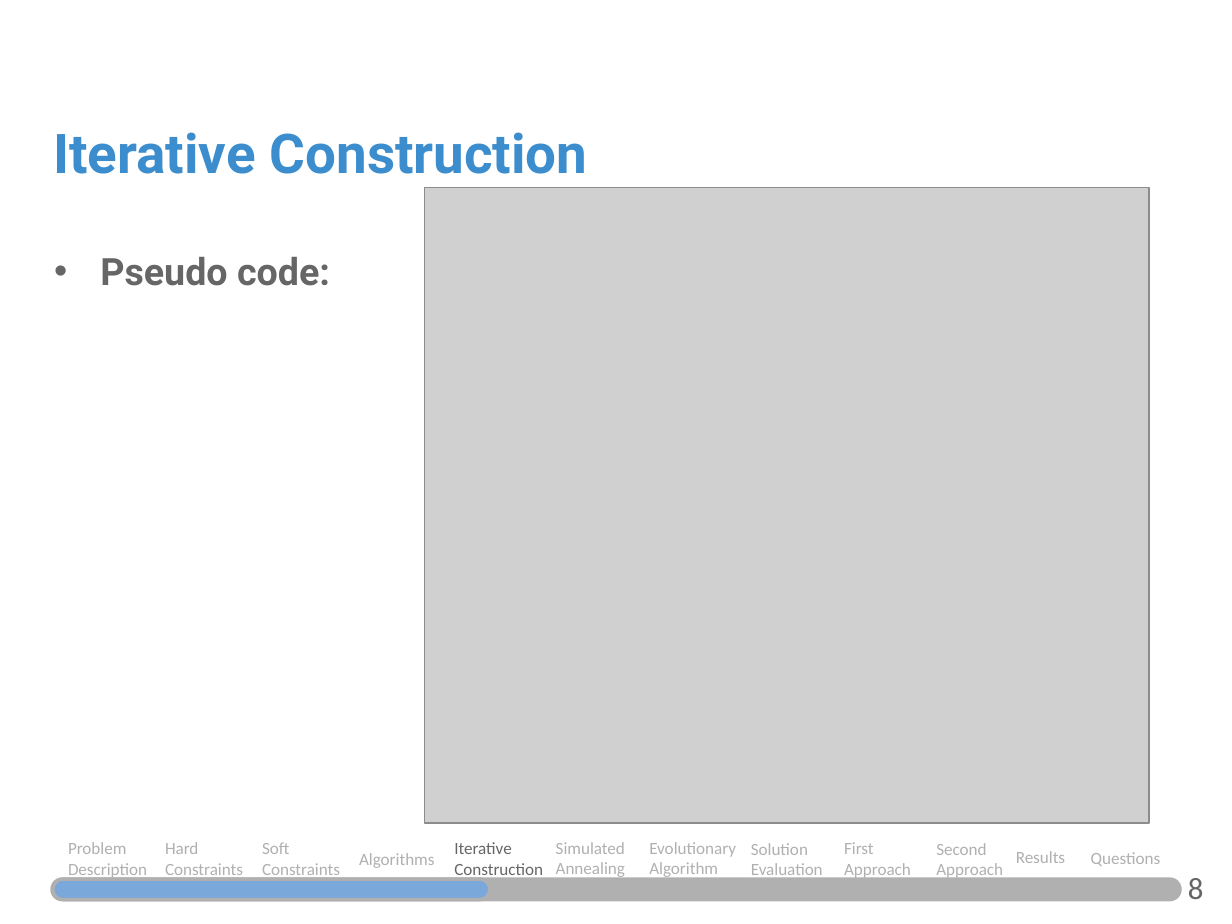
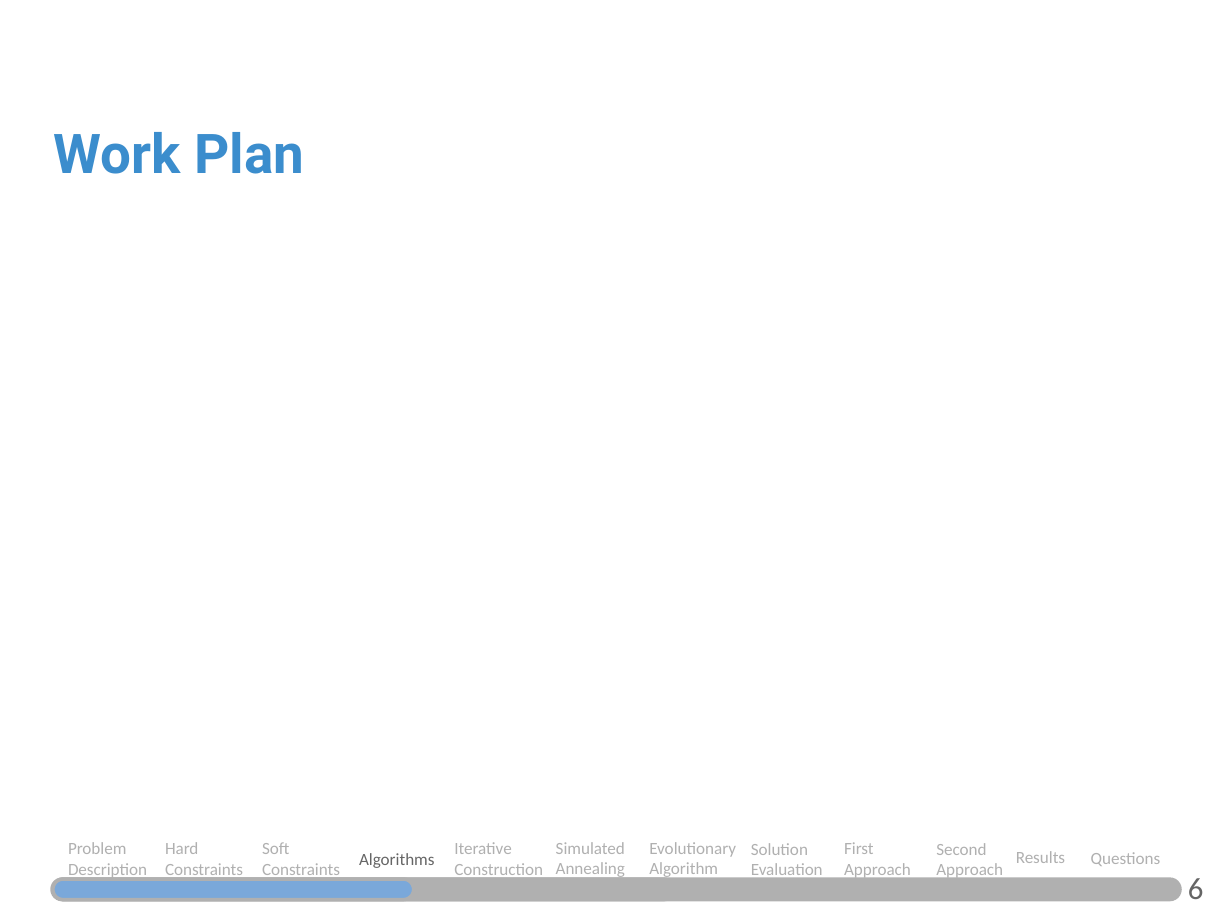
Before and after one commit to JosePedroMarques/DMMarket, a slide deck: slide 14 of SSIM-Intermediate.pptx (slide 13 before the commit). Drawn at 1232x924 pixels with LibreOffice and Linux fonts; fonts in the diff are those of the drawing; grey boxes stand for pictures. Boxes give left, top, right and bottom in pixels: in the first picture for what was removed or moved away, otherwise in the second. Text is boxed around its words. In the diff, an @@ line names an element or a change of style, - is before the commit and + after.

```diff
--- a/SSIM-Intermediate.pptx
+++ b/SSIM-Intermediate.pptx
@@ text removed at (53,132,587,174) @@
-Iterative Construction
@@ text added at (53,132,304,174), 32 pt, text #3B8DCD, bold @@
+Work Plan
@@ picture removed at (424,187,1148,823) @@
@@ text removed at (100,257,330,286) @@
-• Pseudo code:
@@ text "Iterative Construction" at (454,842,543,880): text colour #666666 to #B0B0B0 @@
@@ text "Algorithms" at (359,853,435,868): text colour #B0B0B0 to #666666 @@
@@ rounded rectangle: place and size @@
-rounded rectangle at (53,880,490,901)
+rounded rectangle at (53,880,414,901)
@@ rounded rectangle added at (53,880,674,901), fill #7AA8DA, outline #B0B0B0 2 pt @@
@@ text at (1188,878,1204,899): text changed @@
-8
+6
```
Also in this commit, not shown: 5 other slides changed, 17 slides removed, 5 other files.
